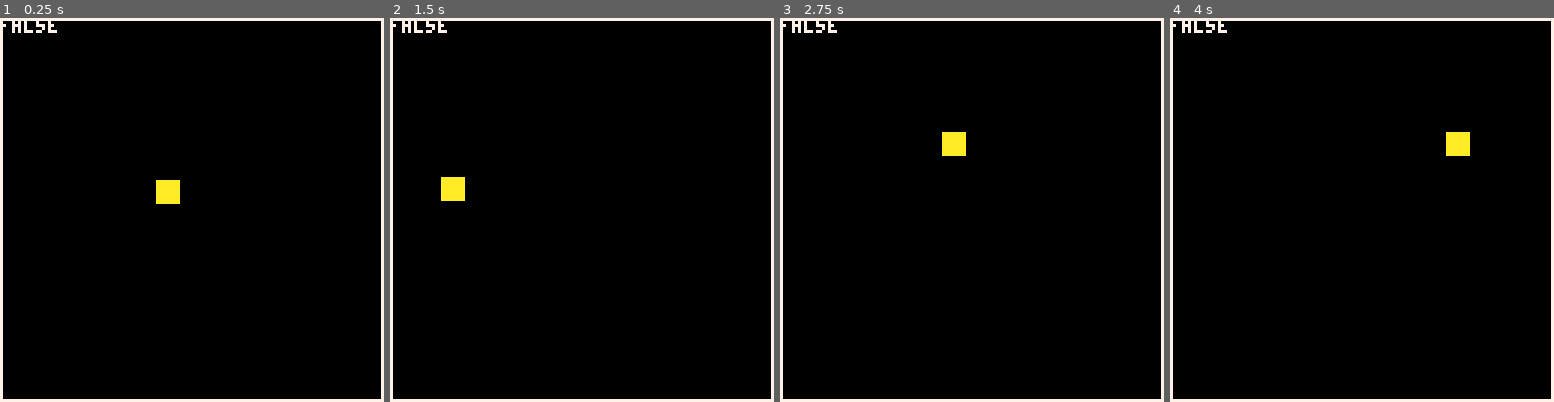
Above: before the commit, frames 1-4 (left to right).
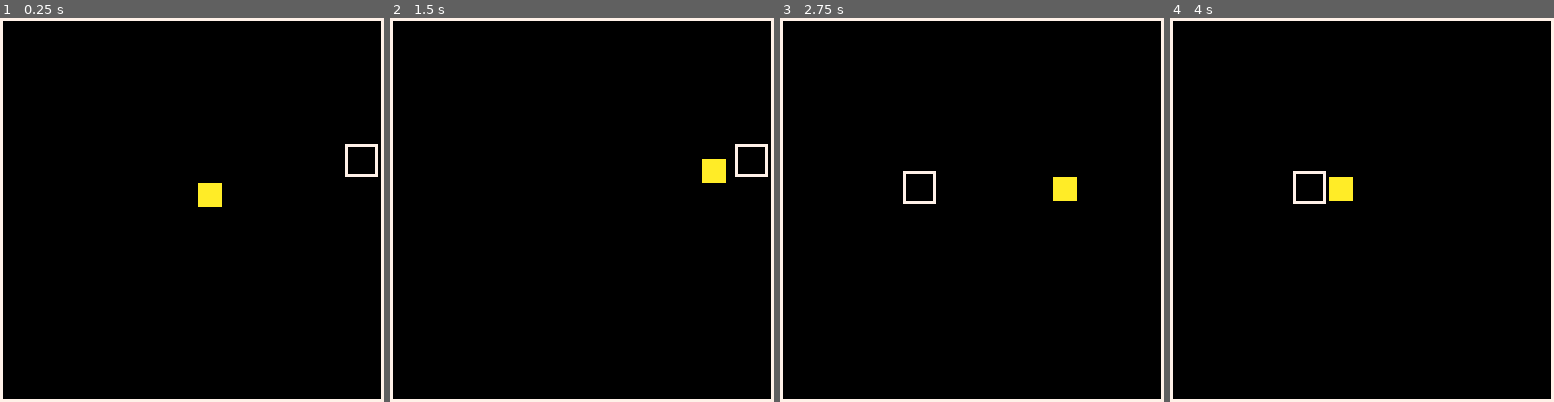
Above: after the commit, the same moments.

Repository: shen-sat/qix
Game: PICO-8 cartridge qix.p8
Two runs of this game, one before a commit and one after it. Both use one fixed random seed, a clock stepped at 60 frames per second and the inputs below.
Inputs:
- Up to frame 1 (0.25 s): no input
- Up to frame 2 (1.5 s): no input
- Up to frame 3 (2.75 s): no input
- Up to frame 4 (4 s): no input

The runs differ from the first frame. In frame 1, 1.2% of the frame differs, in the area x 0-99%, y 0-50%; in frame 2, 1.2%; in frame 3, 1.2%; in frame 4, 1.2%.

Commit message:
Amend qix movement to use hitbox instead of point for destination

Diff:
--- a/qix.p8
+++ b/qix.p8
@@ -22,14 +22,20 @@
     width = 8,
     height = 8,
     destination = {
-      x = flr(rnd(108) + 10),
-      y = flr(rnd(108) + 10)
+      x = flr(rnd(118)),
+      y = flr(rnd(98)),
+      width = 10,
+      height = 10
     },
     update = function(self)
       self:move()
     end,
     destination_reached = function(self)
-      return (self.x == self.destination.x and self.y == self.destination.y)
+      local left = self.destination.x
+      local top = self.destination.y
+      local width = self.destination.width
+      local height = self.destination.height
+      return point_in_rect(self.x,self.y,left,top,width,height)
     end,
     generate_destination = function(self)
       self.destination.x = flr(rnd(108) + 10)
@@ -39,10 +45,10 @@
       if self:destination_reached() then
         self:generate_destination()
       else
-        if self.x > self.destination.x then self.x -= 1 end
-        if self.x < self.destination.x then self.x += 1 end
-        if self.y > self.destination.y then self.y -= 1 end
-        if self.y < self.destination.y then self.y += 1 end
+        if self.x >= (self.destination.x + self.destination.width) then self.x -= 1 end
+        if self.x <= self.destination.x then self.x += 1 end
+        if self.y >= (self.destination.y + self.destination.height) then self.y -= 1 end
+        if self.y <= self.destination.y then self.y += 1 end
       end
     end
   }
@@ -59,7 +65,12 @@
   cls()
   rect(0,0,127,127,7) --border
   spr(qix.sprite, qix.x - qix.width/2, qix.y - qix.height/2)
-  print(qix:destination_reached())
+  -- destination hitbox
+  rect(qix.destination.x,qix.destination.y,qix.destination.x + qix.destination.width,qix.destination.y + qix.destination.height,7)
+end
+
+function point_in_rect(x,y,left,top,width,height)
+  return x > left and x < (left + width) and y > top and y < (top + height)
 end
 
 __gfx__
Not shown, added: TODO.txt
